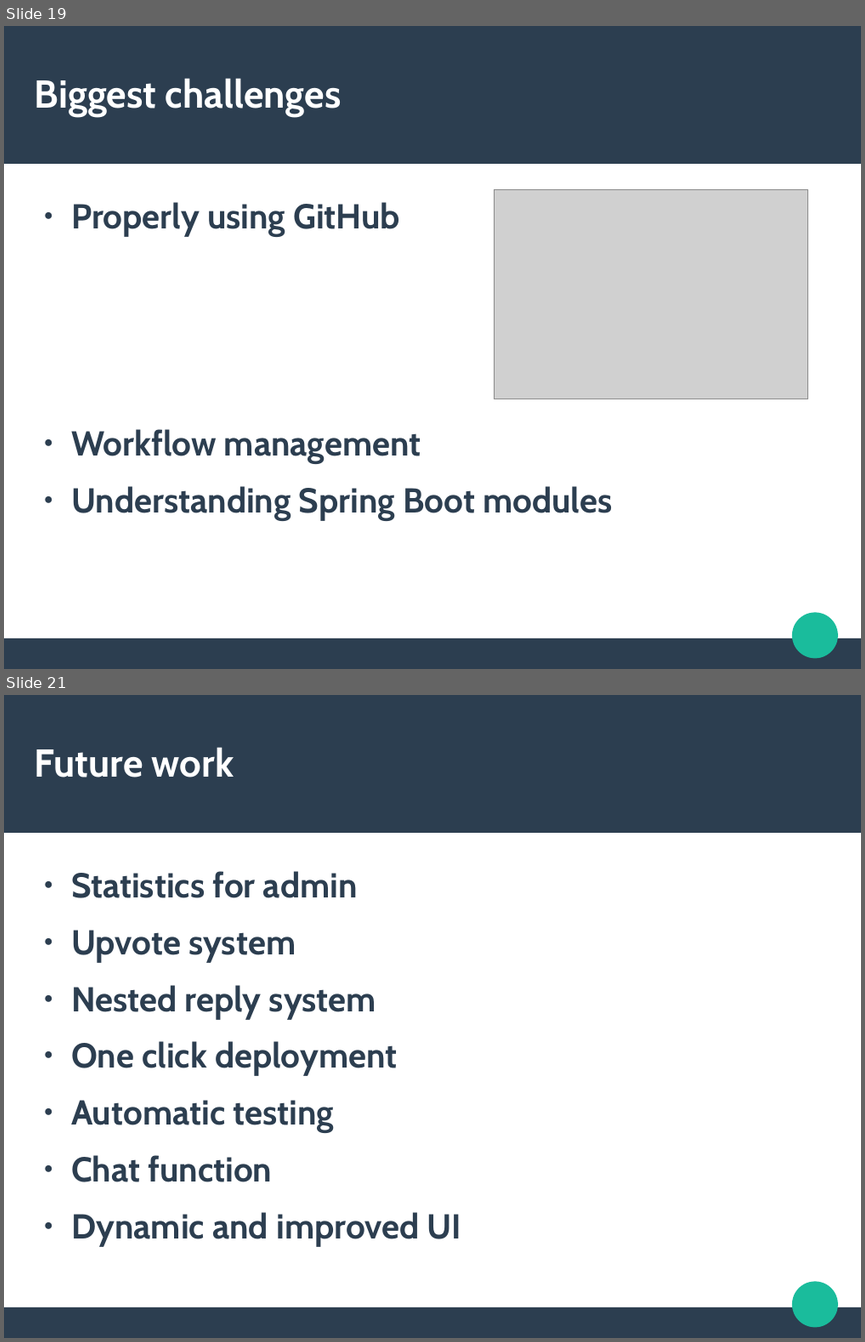
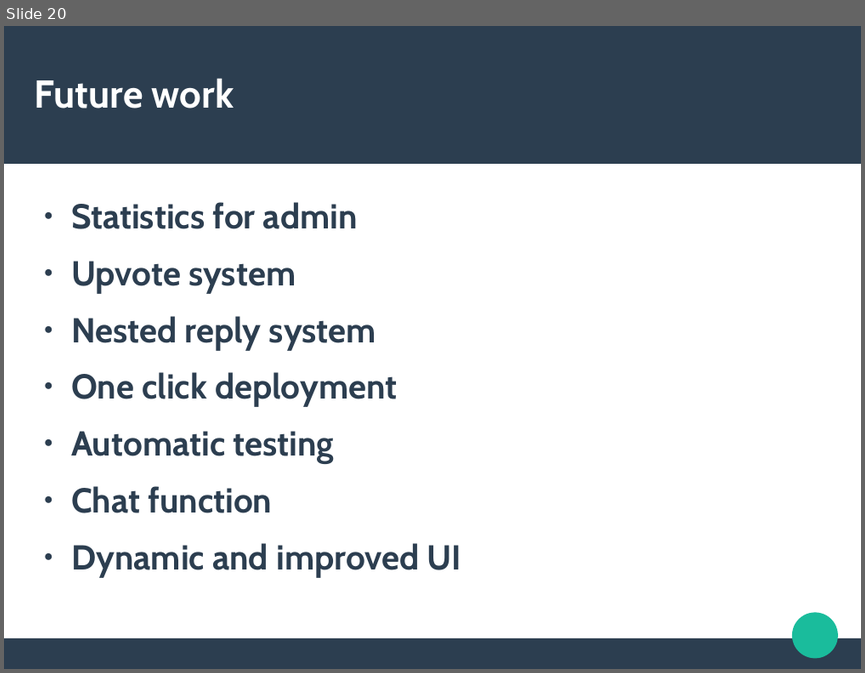
Before and after one commit to Eliiona/Java_BC, a slide deck: Prezentacijaa.odp. Shown one above the other, each under a label of ours: slides 19 and 21 before the commit, slide 20 after it; the slides between them are not shown. The pictures are 865x1342 and 865x673 pixels, drawn with LibreOffice and Linux fonts; fonts in the diff are those of the drawing; grey boxes stand for pictures. Boxes give left, top, right and bottom in pixels: in the first picture for what was removed or moved away, otherwise in the second. Text is boxed around its words. In the diff, an @@ line names an element or a change of style, - is before the commit and + after.

```diff
--- a/Prezentacijaa.odp
+++ b/Prezentacijaa.odp
@@ slide 19 removed at bbox=[4, 26, 861, 669], background #FFFFFF; not listed: 3 template elements that a slide beside it also shows @@
@@ title removed at bbox=[35, 78, 341, 117] @@
-Biggest challenges
@@ text removed at bbox=[71, 202, 612, 520] @@
-● Properly using GitHub
-● Workflow management
-● Understanding Spring Boot modules
@@ picture removed at bbox=[494, 189, 808, 399] @@
@@ what was slide 21 is now slide 20 @@
```
Also in this commit, not shown: 5 slides changed, 6 other files.
